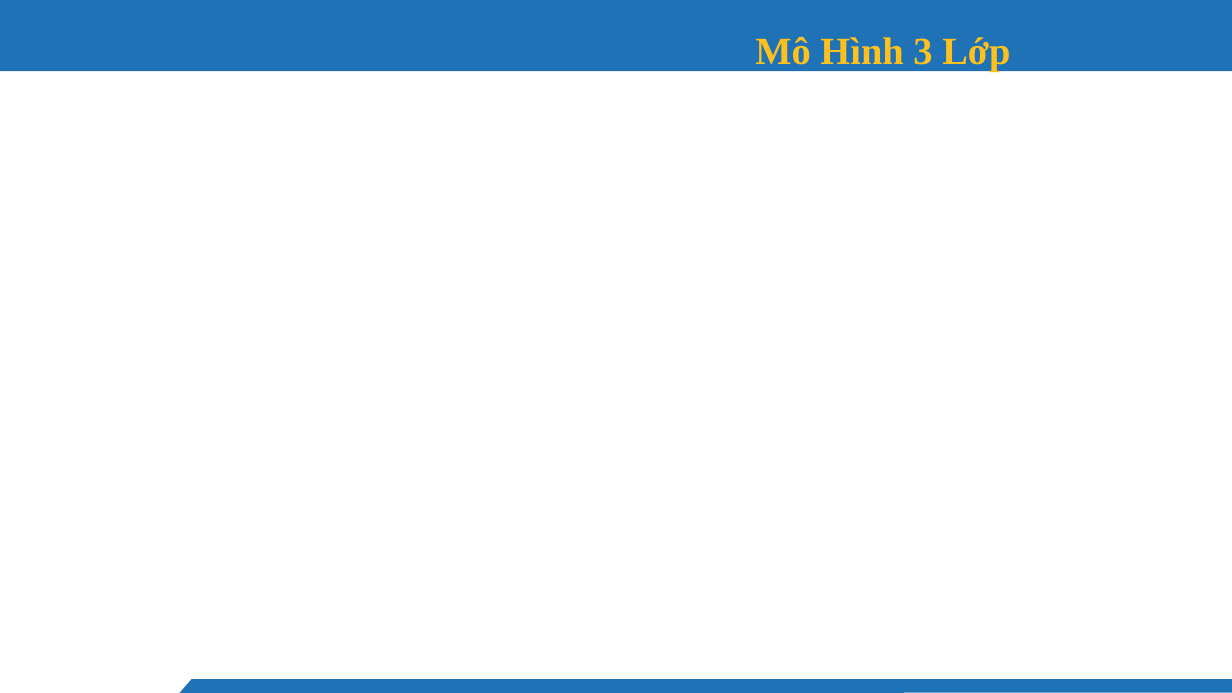
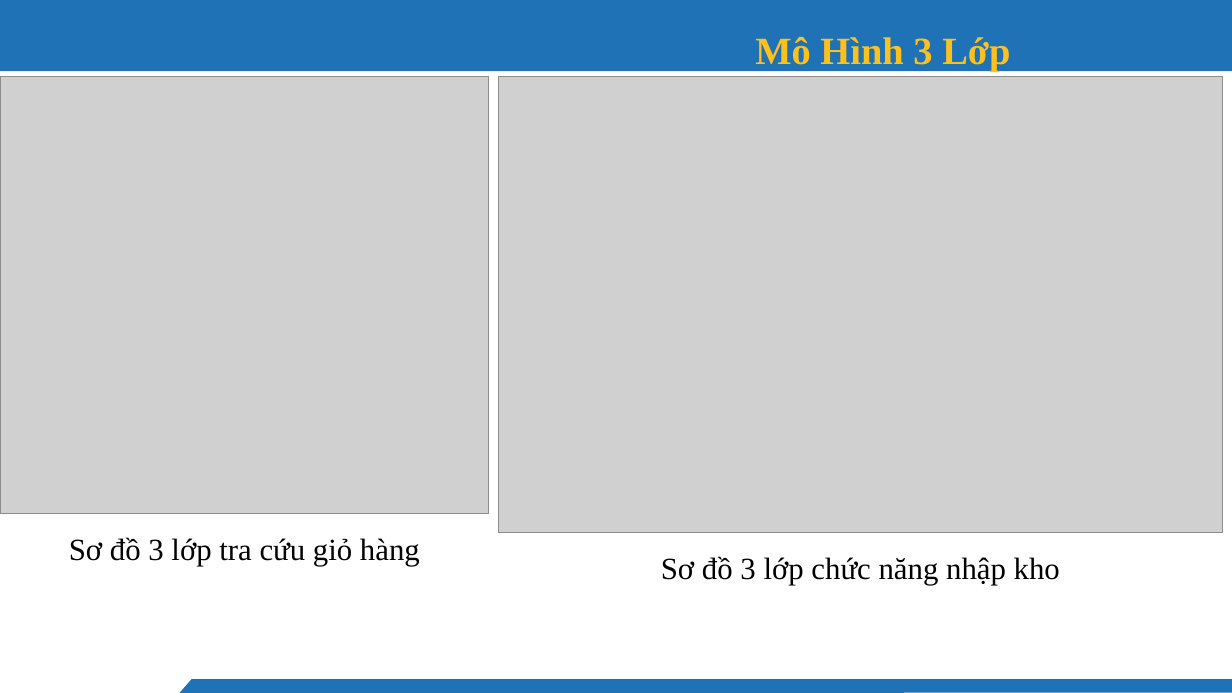
Before and after one commit to hiees-u/ProjectCuNhan-WebsiteVina-, a slide deck: slide 19 of PowerPoint_VINA.pptx (slide 16 before the commit). Drawn at 1232x693 pixels with LibreOffice and Linux fonts; fonts in the diff are those of the drawing; grey boxes stand for pictures; background and template pictures are left out. Boxes give left, top, right and bottom in pixels: in the first picture for what was removed or moved away, otherwise in the second. Text is boxed around its words. In the diff, an @@ line names an element or a change of style, - is before the commit and + after.

```diff
--- a/PowerPoint_VINA.pptx
+++ b/PowerPoint_VINA.pptx
@@ picture added at (0, 77, 489, 514) @@
@@ picture added at (499, 77, 1223, 533) @@
@@ text added at (69, 537, 420, 566), 24 pt, text #000000 @@
+Sơ đồ 3 lớp tra cứu giỏ hàng
@@ text added at (661, 556, 1060, 585), 24 pt, text #000000 @@
+Sơ đồ 3 lớp chức năng nhập kho
```
Also in this commit, not shown: 9 other slides changed, 5 slides added, 23 other files.
